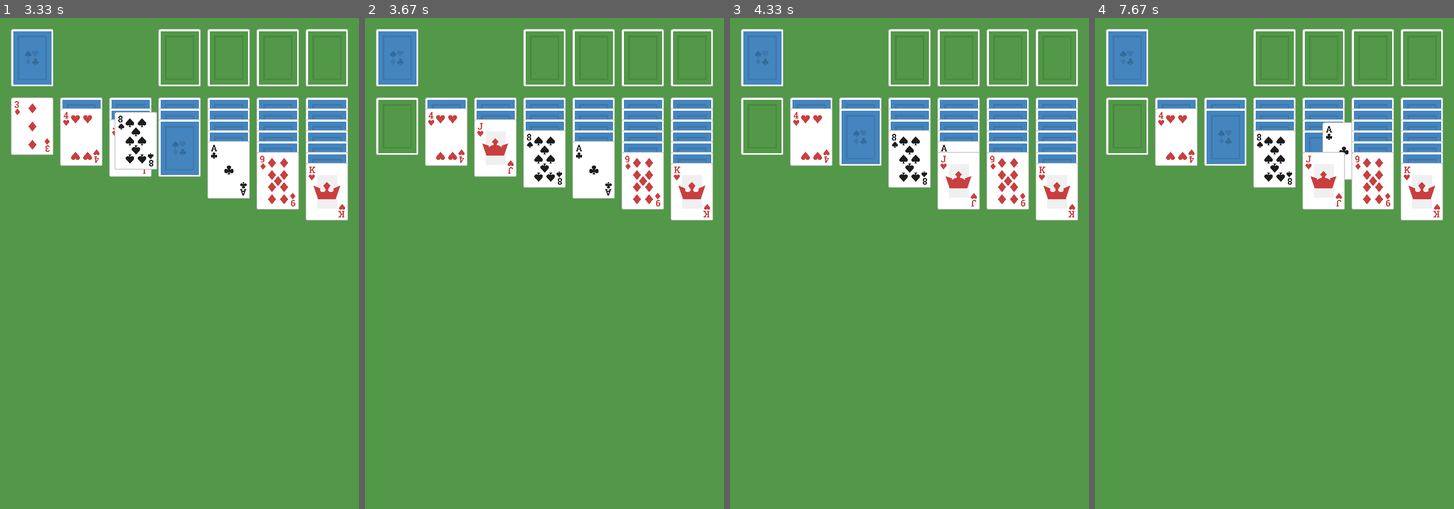
Above: before the commit, frames 1-4 (left to right).
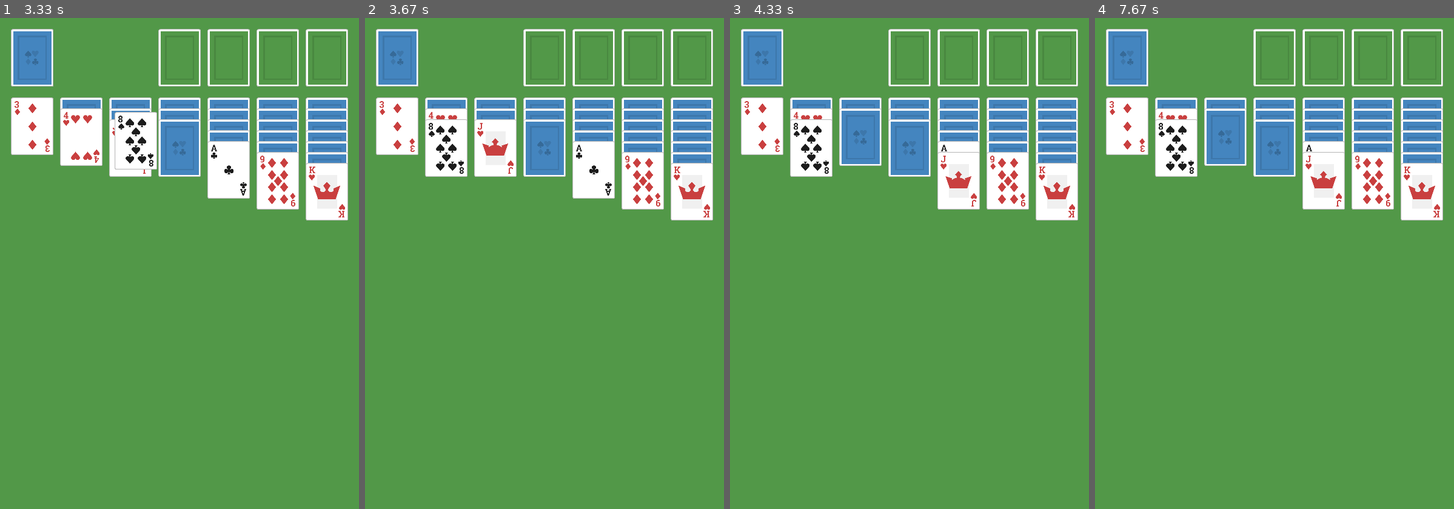
Above: after the commit, the same moments.

Repository: realpatato/pygame-solitaire
Game: pygame game, started from game.py
Same seed, same stepped clock (60 frames per second), same inputs: the game is played once before the commit and once after it.
Inputs (mouse positions are in pixels of both pictures, inside the frame that each line leads up to):
- Up to frame 1 (3.33 s): click (32, 126) at 0.38 s; press the mouse at (179, 145) at 3.2 s; move the mouse to (136, 140) at 3.3 s
- Up to frame 2 (3.67 s): release the mouse at (458, 135) at 3.43 s
- Up to frame 3 (4.33 s): press the mouse at (859, 155) at 4.03 s; move the mouse to (898, 165) at 4.13 s; release the mouse at (941, 180) at 4.27 s
- Up to frame 4 (7.67 s): click (1324, 145) at 5.88 s; click (1324, 145) at 6.22 s; press the mouse at (1371, 180) at 6.53 s; move the mouse to (1342, 278) at 6.63 s; release the mouse at (1310, 376) at 6.77 s; click (1342, 150) at 6.88 s; press the mouse at (1127, 130) at 7.2 s; move the mouse to (1141, 111) at 7.3 s; release the mouse at (1159, 86) at 7.43 s

Frame 1 is identical in both runs. In frame 2, 3.0% of the frame differs, in the area x 3-56%, y 16-35%; in frame 3, 3.0%; in frame 4, 3.6%, in the area x 3-72%, y 16-35%.

Commit message:
CARDS STACK WELL!!!!

Diff:
--- a/cards.py
+++ b/cards.py
@@ -1,9 +1,10 @@
 import pygame
 
 class Card():
-    def __init__(self, suit_val, sprites, shown=False):
+    def __init__(self, suit_val, sprites, parent="placeholder", shown=False):
         self._suit=suit_val[len(suit_val)-1]
         self._val=int(suit_val[:len(suit_val)-1])
+        self._parent=parent
         self._shown=shown
         self._sprites=sprites
         self._sprite=self._sprites[bool(self._shown)]
@@ -14,6 +15,12 @@
 
     def set_shown(self, new_val):
         self._shown=new_val
+
+    def set_parent(self, parent):
+        self._parent=parent
+
+    def get_parent(self):
+        return self._parent
 
     def update_sprite(self):
         self._sprite=self._sprites[bool(self._shown)]
--- a/game.py
+++ b/game.py
@@ -1,5 +1,4 @@
 import pygame
-import spritesheet_files.spritesheet_slicer as slicer
 import deck_manager as dm
 import mouse_handler as mh
 
@@ -21,6 +20,7 @@
             king_spots[i].set_pos((81*i)+18, (18*k)+131)
         if i == k:
             deck._cards[deck._card_pos].set_shown(True)
+        deck._cards[deck._card_pos].set_parent(king_spots[i])
         king_spots[i]._cards.append(deck._cards[deck._card_pos])
         deck.advance_pos()
 
@@ -47,21 +47,14 @@
         if event.type == pygame.MOUSEBUTTONUP:
             print()
             for king_spot in king_spots:
-                print("Before: ")
-                print(king_spot._cards)
                 on_king_spot=mh.check_pos_king_spot(king_spot._cards, mouse_pos)
                 if on_king_spot:
-                    for i in range(len(king_spot._cards)):
-                        if king_spot._cards[i] == cur_selection:
-                            cur_selection_index=i
-                            king_spot_in_mem=king_spot
-                            print(king_spot_in_mem)
+                    print(cur_selection.get_parent())
+                    old_king_spot=cur_selection.get_parent()
                     king_spot._cards.append(cur_selection)
-                    king_spot_in_mem._cards.pop(cur_selection_index)
+                    old_king_spot._cards.remove(cur_selection)
                     for spot in king_spots:
                         spot.pile()
-                print("After: ")
-                print(king_spot._cards)
             cur_selection=None
             mouse_down=False
 
